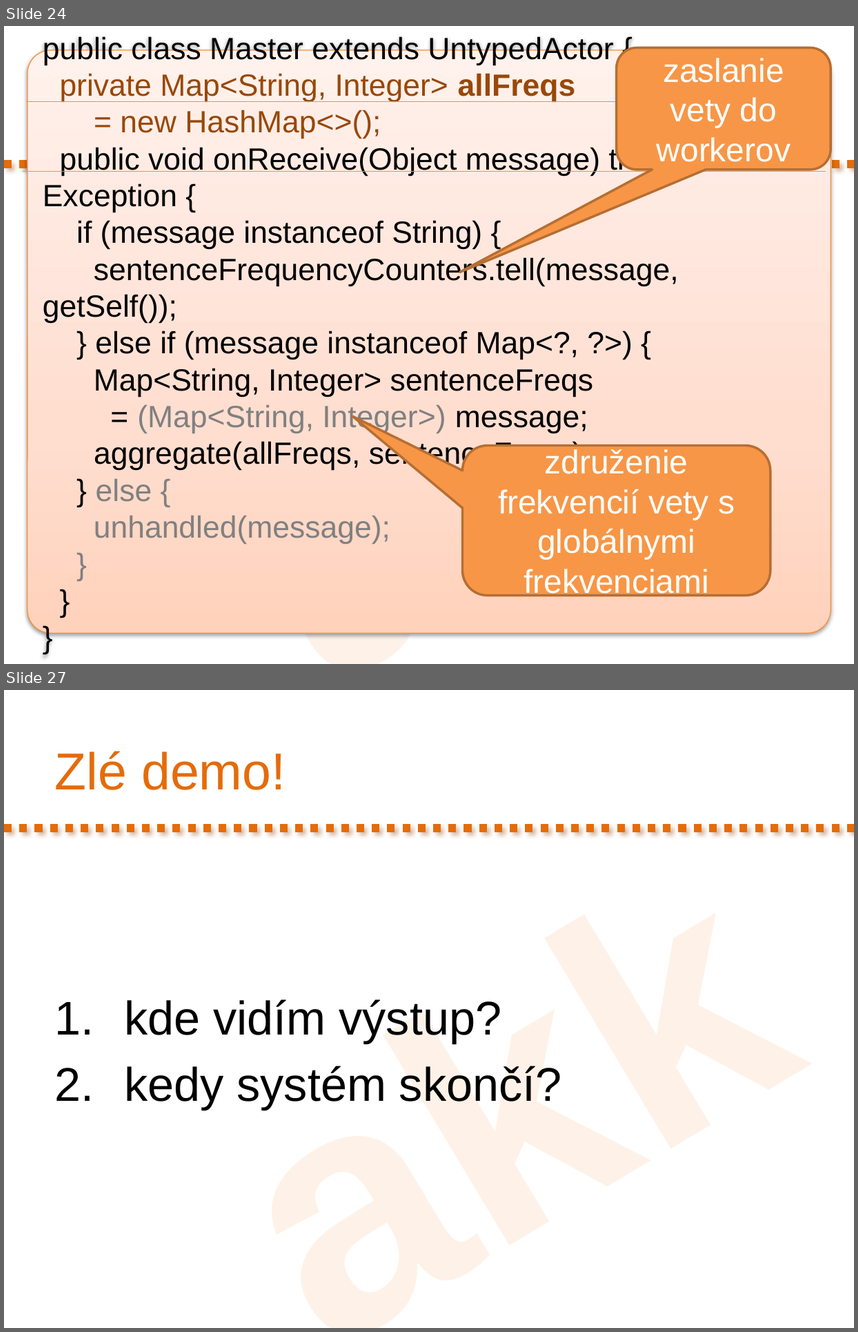
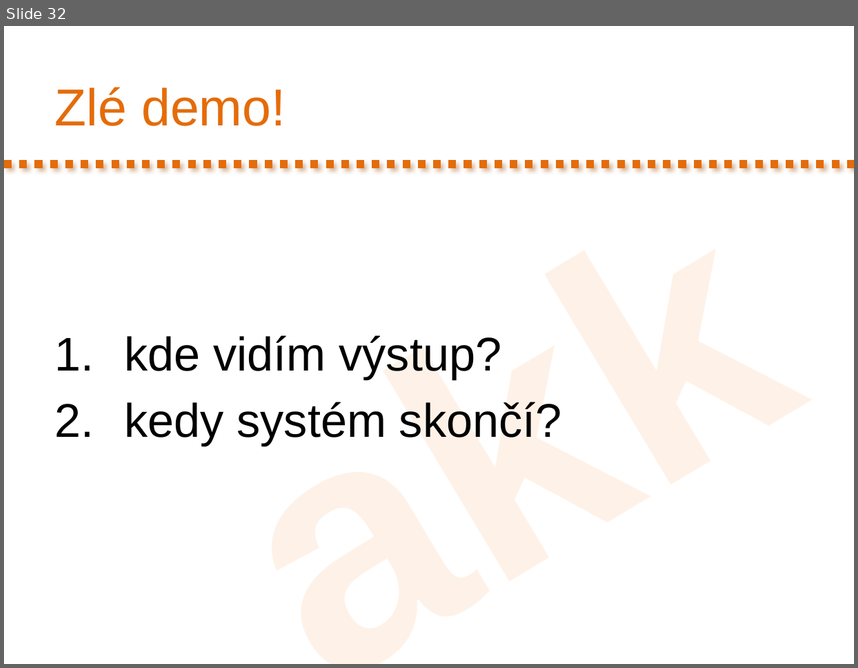
Before and after one commit to novotnyr/kopr-portal, a slide deck: slides/kopr-actors-akka.pptx. Shown one above the other, each under a label of ours: slides 24 and 27 before the commit, slide 32 after it; the slides between them are not shown. The pictures are 858x1332 and 858x668 pixels, drawn with LibreOffice and Linux fonts; fonts in the diff are those of the drawing. Boxes give left, top, right and bottom in pixels: in the first picture for what was removed or moved away, otherwise in the second. Text is boxed around its words. In the diff, an @@ line names an element or a change of style, - is before the commit and + after.

Commit message:
Slajdy prepracovane na receiveBuilder API

```diff
--- a/slides/kopr-actors-akka.pptx
+++ b/slides/kopr-actors-akka.pptx
@@ slide 24 removed at <box>4,26,854,664</box>, background #FFFFFF; not listed: 2 template elements that a slide beside it also shows @@
@@ rounded rectangle removed at <box>27,51,831,633</box> @@
-public class Master extends UntypedActor {
-private Map<String, Integer> allFreqs
-= new HashMap<>();
-public void onReceive(Object message) throws Exception {
-if (message instanceof String) {
-sentenceFrequencyCounters.tell(message, getSelf());
-} else if (message instanceof Map<?, ?>) {
-Map<String, Integer> sentenceFreqs
-= (Map<String, Integer>) message;
-aggregate(allFreqs, sentenceFreqs);
-} else {
-unhandled(message);
-}
-}
-}
@@ rounded speech box removed at <box>616,48,831,170</box> @@
-zaslanie vety do workerov
@@ line removed from (26, 102) to (829, 102) @@
@@ line removed from (23, 172) to (826, 172) @@
@@ rounded speech box removed at <box>462,445,770,595</box> @@
-združenie frekvencií vety s globálnymi frekvenciami
@@ what was slide 27 is now slide 32 @@
```
Also in this commit, not shown: 11 slides changed, 8 slides added, 9 other slides removed, 1 other file.
